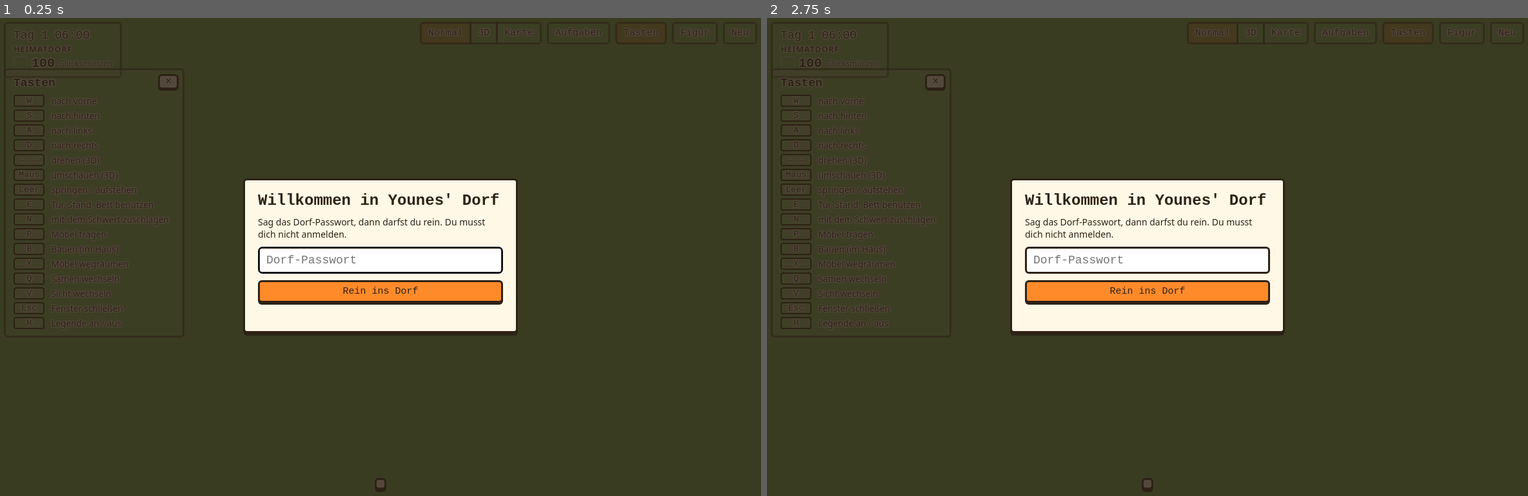
Above: before the commit, frames 1-2 (left to right).
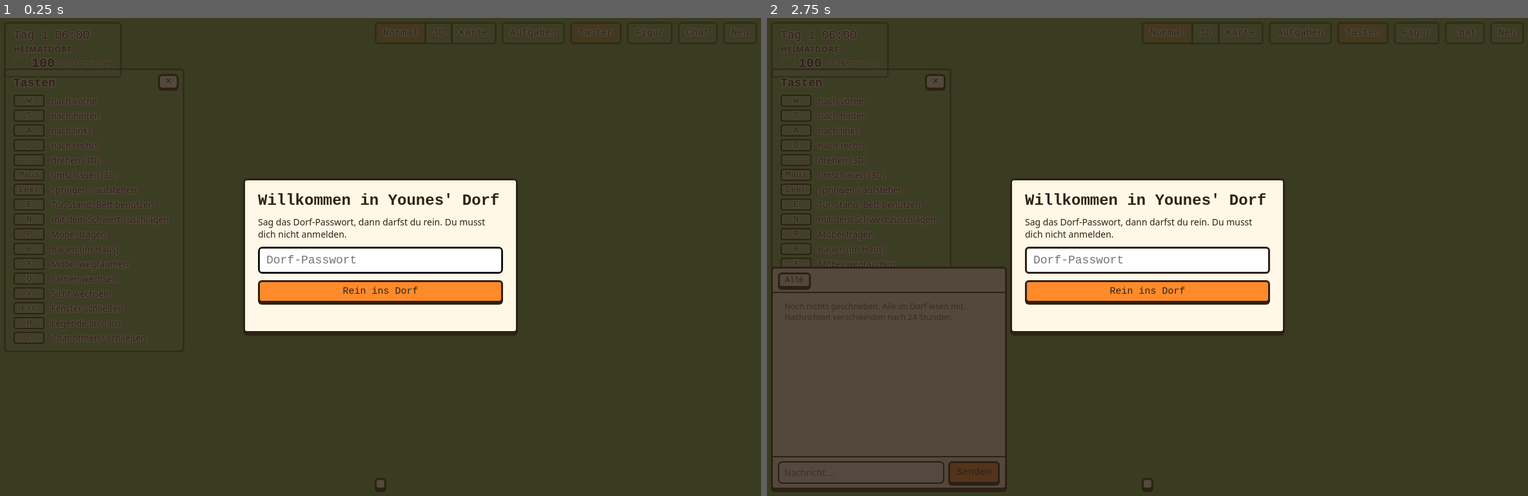
Above: after the commit, the same moments.

Repository: bambozya/dorf-spiel
Game: browser game, page index.html
Two runs of this game, one before a commit and one after it. Both use one fixed random seed, a clock stepped at 60 frames per second and the inputs below.
Inputs (mouse positions are in pixels of both pictures, inside the frame that each line leads up to):
- Up to frame 1 (0.25 s): no input
- Up to frame 2 (2.75 s): click (858, 61) at 0.27 s; click (858, 70) at 1.07 s; tap Space every 0.5 s from 1.1 to 2.6 s; click (820, 51) at 1.67 s; click (896, 46) at 2.27 s; tap C at 2.52 s

The runs differ from the first frame. In frame 1, 0.2% of the frame differs, in the area x 1-94%, y 2-69%; in frame 2, 12%, in the area x 0-94%, y 2-100%.
Error in both runs: TypeError: Cannot read properties of undefined (reading 'sit')

Commit message:
Implement chat feature with group and private messaging, including server-side handling and UI integration

Diff:
--- a/css/style.css
+++ b/css/style.css
@@ -965,3 +965,82 @@
   font-size: 13px;
   opacity: 0.85;
 }
+
+/* Chat: Gruppenchat und private Gespräche, unten links */
+#chat {
+  position: fixed;
+  left: max(16px, env(safe-area-inset-left, 0px));
+  bottom: calc(12px + env(safe-area-inset-bottom, 0px));
+  width: min(360px, calc(100vw - 32px));
+  height: min(340px, 55vh);
+  z-index: 7;
+  display: grid;
+  grid-template-rows: auto 1fr auto;
+}
+#chattabs {
+  display: flex;
+  gap: 4px;
+  flex-wrap: wrap;
+  padding: 6px 8px;
+  border-bottom: 2px solid var(--ink);
+}
+#chattabs button {
+  font-size: 12px;
+  padding: 2px 8px;
+}
+#chattabs button.off {
+  opacity: 0.6;
+}
+#chattabs .unread,
+#chatbadge {
+  display: inline-block;
+  margin-left: 5px;
+  padding: 0 6px;
+  border-radius: 10px;
+  background: var(--accent);
+  color: #fff;
+  font-size: 11px;
+  line-height: 16px;
+}
+#chatlog {
+  overflow-y: auto;
+  padding: 6px 10px;
+  font-size: 13px;
+  display: flex;
+  flex-direction: column;
+  gap: 4px;
+  overflow-wrap: anywhere;
+}
+#chatlog .empty {
+  opacity: 0.7;
+  font-size: 12.5px;
+}
+.cmsg b {
+  font-family: var(--display);
+  font-size: 13px;
+}
+.cmsg.me b {
+  color: var(--accent);
+}
+.cmsg small {
+  opacity: 0.55;
+  margin: 0 6px 0 4px;
+  font-variant-numeric: tabular-nums;
+}
+#chatform {
+  display: flex;
+  gap: 6px;
+  padding: 6px 8px;
+  border-top: 2px solid var(--ink);
+}
+#chatinput {
+  flex: 1;
+  min-width: 0;
+  font: inherit;
+  font-size: 14px;
+  padding: 6px 8px;
+  border: 2px solid var(--ink);
+  border-radius: 6px;
+  background: #fff;
+  color: var(--ink);
+}
--- a/index.html
+++ b/index.html
@@ -28,6 +28,7 @@
         <button id="bKeys">Tasten</button>
         <button id="bLook">Figur</button>
         <button id="bBuild" hidden>Bauen</button>
+        <button id="bChat" hidden>Chat<span id="chatbadge" hidden></span></button>
         <button id="bAdmin" hidden>Admin</button>
         <button id="bNew">Neu</button>
       </div>
@@ -39,8 +40,17 @@
     <dt>Leer</dt><dd>springen / aufstehen</dd><dt>E</dt><dd>Tür, Stand, Bett benutzen</dd>
     <dt>N</dt><dd>mit dem Schwert zuschlagen</dd><dt>P</dt><dd>Möbel tragen</dd><dt>B</dt><dd>Bauen (im Haus)</dd><dt>X</dt><dd>Möbel wegräumen</dd>
     <dt>Q</dt><dd>Samen wechseln</dd><dt>V</dt><dd>Sicht wechseln</dd><dt>Esc</dt><dd>Fenster schließen</dd>
-    <dt>H</dt><dd>Legende an / aus</dd></dl></div>
+    <dt>H</dt><dd>Legende an / aus</dd>
+    <dt>C</dt><dd>Chat öffnen / schließen</dd></dl></div>
     <div id="fightbar" class="panel" hidden></div>
+    <div id="chat" class="panel" hidden>
+      <div id="chattabs"></div>
+      <div id="chatlog"></div>
+      <form id="chatform">
+        <input id="chatinput" maxlength="240" placeholder="Nachricht …" autocomplete="off" />
+        <button class="go" type="submit">Senden</button>
+      </form>
+    </div>
     <div id="focushint" class="panel" hidden>Klick einmal ins Spiel, dann kannst du mit <kbd>W</kbd> <kbd>A</kbd> <kbd>S</kbd> <kbd>D</kbd> laufen.</div>
     <div id="toasts"></div>
     <div id="bottom">
@@ -92,6 +102,7 @@
     <script src="js/tailor.js"></script>
     <script src="js/barn-sacks.js"></script>
     <script src="js/player-stalls.js"></script>
+    <script src="js/chat.js"></script>
     <script src="js/ban.js"></script>
     <script src="js/barn.js"></script>
     <script src="js/kitchen.js"></script>
--- /dev/null
+++ b/js/chat.js
@@ -0,0 +1,179 @@
+// ================= Chat =================
+// Ein Gruppenchat für alle und private Gespräche zwischen zwei Spielern.
+// Nachrichten laufen über den Spielserver (net.js) und verfallen dort nach 24 Stunden.
+const CHAT_TTL_MS = 24 * 60 * 60 * 1000;
+let chatOpen = false;
+let chatThread = null; // null = Gruppenchat, sonst die Kennung des Gesprächspartners
+const chatUnread = new Map(); // Gespräch -> ungelesene Nachrichten
+const chatNames = new Map(); // Kennung -> Name, aus Nachrichten und Anwesenheit
+
+const chatAvailable = () => !!(window.dorfServer && window.dorfServer.chat);
+const chatKey = (thread) => thread || 'all';
+
+// Gesprächspartner einer Nachricht aus meiner Sicht
+function chatThreadOf(m) {
+  if (!m.to) return null;
+  return m.from === window.dorfServer.userId ? m.to : m.from;
+}
+
+function chatMessages(thread) {
+  const cutoff = Date.now() - CHAT_TTL_MS;
+  return window.dorfServer.chat.history().filter((m) => m.at >= cutoff && chatThreadOf(m) === thread);
+}
+
+function rememberNames(m) {
+  if (m.from) chatNames.set(m.from, m.fromName || 'Jemand');
+  if (m.to) chatNames.set(m.to, m.toName || 'Jemand');
+}
+
+function chatTime(at) {
+  const d = new Date(at);
+  return d.getHours().toString().padStart(2, '0') + ':' + d.getMinutes().toString().padStart(2, '0');
+}
+
+function renderChatTabs() {
+  const tabs = $('chattabs');
+  const me = window.dorfServer.userId;
+  // Gespräche: alle, mit denen ich schon geschrieben habe, plus alle, die gerade online sind
+  const threads = new Map();
+  for (const m of window.dorfServer.chat.history()) {
+    rememberNames(m);
+    const t = chatThreadOf(m);
+    if (t && t !== me) threads.set(t, chatNames.get(t));
+  }
+  for (const p of window.dorfServer.players()) {
+    chatNames.set(p.user, p.name);
+    threads.set(p.user, p.name);
+  }
+  const online = new Set(window.dorfServer.players().map((p) => p.user));
+  const tab = (thread, label) => {
+    const b = document.createElement('button');
+    b.type = 'button';
+    b.className = chatThread === thread ? 'on' : '';
+    b.textContent = label;
+    if (thread && !online.has(thread)) b.classList.add('off');
+    const n = chatUnread.get(chatKey(thread)) || 0;
+    if (n) {
+      const s = document.createElement('span');
+      s.className = 'unread';
+      s.textContent = n;
+      b.appendChild(s);
+    }
+    b.addEventListener('click', () => openChat(thread));
+    return b;
+  };
+  tabs.replaceChildren(tab(null, 'Alle'), ...[...threads].map(([id, name]) => tab(id, name)));
+}
+
+function renderChatLog() {
+  const log = $('chatlog');
+  const me = window.dorfServer.userId;
+  const msgs = chatMessages(chatThread).slice(-200);
+  log.replaceChildren(
+    ...msgs.map((m) => {
+      const row = document.createElement('div');
+      row.className = 'cmsg' + (m.from === me ? ' me' : '');
+      const who = document.createElement('b');
+      who.textContent = m.from === me ? 'Du' : m.fromName || 'Jemand';
+      const when = document.createElement('small');
+      when.textContent = chatTime(m.at);
+      const text = document.createElement('span');
+      text.textContent = m.text;
+      row.append(who, when, text);
+      return row;
+    }),
+  );
+  if (!msgs.length) {
+    const empty = document.createElement('div');
+    empty.className = 'empty';
+    empty.textContent = chatThread
+      ? `Noch keine Nachrichten mit ${chatNames.get(chatThread) || 'diesem Spieler'}. Nur ihr zwei lest dieses Gespräch.`
+      : 'Noch nichts geschrieben. Alle im Dorf lesen mit. Nachrichten verschwinden nach 24 Stunden.';
+    log.appendChild(empty);
+  }
+  log.scrollTop = log.scrollHeight;
+}
+
+function updateChatBadge() {
+  let n = 0;
+  for (const v of chatUnread.values()) n += v;
+  const badge = $('chatbadge');
+  badge.hidden = !n;
+  badge.textContent = n;
+}
+
+function openChat(thread) {
+  chatThread = thread;
+  chatOpen = true;
+  $('chat').hidden = false;
+  chatUnread.delete(chatKey(thread));
+  updateChatBadge();
+  renderChatTabs();
+  renderChatLog();
+  $('chatinput').focus();
+}
+
+function closeChat() {
+  chatOpen = false;
+  $('chat').hidden = true;
+  $('chatinput').blur();
+}
+
+function toggleChat() {
+  if (!chatAvailable()) return;
+  if (chatOpen) closeChat();
+  else openChat(chatThread);
+}
+
+async function sendChat() {
+  const input = $('chatinput');
+  const text = input.value.trim();
+  if (!text) return;
+  input.value = '';
+  try {
+    const r = await window.dorfServer.chat.send(chatThread, text);
+    if (!r.ok) toast(esc(r.error || 'Senden hat nicht geklappt.'), 2500);
+  } catch (e) {
+    toast('Keine Verbindung zum Server.', 2500);
+  }
+  input.focus();
+}
+
+// Neue Nachricht vom Server; null heißt: der Verlauf wurde neu geladen (Anmeldung)
+function onChatMessage(m) {
+  if (m) {
+    rememberNames(m);
+    const thread = chatThreadOf(m);
+    const mine = m.from === window.dorfServer.userId;
+    if (!mine && !(chatOpen && chatThread === thread)) {
+      const key = chatKey(thread);
+      chatUnread.set(key, (chatUnread.get(key) || 0) + 1);
+      const preview = m.text.length > 60 ? m.text.slice(0, 60) + '…' : m.text;
+      toast(`💬 <b>${esc(m.fromName || 'Jemand')}</b>${thread ? ' (privat)' : ''}: ${esc(preview)}`, 4000);
+    }
+  }
+  updateChatBadge();
+  if (chatOpen) {
+    renderChatTabs();
+    renderChatLog();
+  }
+}
+
+(() => {
+  if (!chatAvailable()) return; // in der Claude-Umgebung gibt es keinen Chat
+  $('bChat').hidden = false;
+  $('bChat').addEventListener('click', () => toggleChat());
+  $('chatform').addEventListener('submit', (e) => {
+    e.preventDefault();
+    sendChat();
+  });
+  $('chatinput').addEventListener('keydown', (e) => {
+    if (e.key === 'Escape') {
+      e.preventDefault();
+      closeChat();
+    }
+  });
+  window.dorfServer.chat.onMessage(onChatMessage);
+  // Wer kommt und geht, ändert die Liste der Gespräche
+  window.claude.use('room').then((r) => r && r.onPeers(() => chatOpen && renderChatTabs()));
+})();
--- a/js/input.js
+++ b/js/input.js
@@ -70,6 +70,10 @@
     toggleKeys();
     return;
   }
+  if (k === 'c') {
+    toggleChat();
+    return;
+  }
   if (k === 'n') {
     attack();
     return;
--- a/js/net.js
+++ b/js/net.js
@@ -68,9 +68,26 @@
   let lastSaved = '';
   let saveTimer = null;
 
-  // Für das Spiel: Uhr des Servers und Speichern des eigenen Spielstands.
+  let chatHistory = [];
+  const chatListeners = new Set();
+
+  // Für das Spiel: Uhr des Servers, Speichern des eigenen Spielstands, Chat, Mitspieler.
   const dorfServer = {
     clock: null, // { day, time } vom Server, null solange nicht verbunden
+    userId: null,
+    // Mitspieler, die gerade online sind (ohne mich): [{ user, name }]
+    players: () =>
+      peers
+        .filter((p) => p.user && p.user !== me.userId)
+        .map((p) => ({ user: p.user, name: (p.presence && p.presence.nm) || 'Jemand' })),
+    chat: {
+      history: () => chatHistory,
+      send: (to, text) => request({ t: 'chat', to: to || null, text }),
+      onMessage: (cb) => {
+        chatListeners.add(cb);
+        return () => chatListeners.delete(cb);
+      },
+    },
     savePlayer(st) {
       if (!connected || !st) return;
       const s = JSON.stringify(st);
@@ -155,6 +172,9 @@
         connected = true;
         backoff = 1000;
         me = { peer: msg.peer, userId: msg.userId, owner: msg.owner };
+        dorfServer.userId = me.userId;
+        chatHistory = Array.isArray(msg.chat) ? msg.chat : [];
+        for (const cb of chatListeners) cb(null); // Verlauf neu laden
         peers = msg.peers;
         collections = msg.collections || {};
         if (msg.clock) dorfServer.clock = msg.clock;
@@ -169,6 +189,15 @@
       case 'clock':
         dorfServer.clock = { day: msg.day, time: msg.time };
         return;
+      case 'chat':
+        chatHistory.push(msg.msg);
+        if (chatHistory.length > 600) chatHistory = chatHistory.slice(-600);
+        for (const cb of chatListeners) {
+          try {
+            cb(msg.msg);
+          } catch (e) {}
+        }
+        return;
       case 'denied':
         login.denied = true;
         storage.set(PASSWORD_KEY, null);
@@ -223,6 +252,7 @@
     peers: () =>
       peers.map((p) => ({
         peer: p.peer,
+        user: p.user,
         kind: 'viewer',
         sameTab: p.peer === me.peer,
         presence: p.presence || {},
--- a/server/index.js
+++ b/server/index.js
@@ -126,6 +126,83 @@
   for (const [ip, a] of attempts) if (a.until < now) attempts.delete(ip);
 }, 60 * 1000).unref();
 
+// ---------- Chat ----------
+// Ein Gruppenchat für alle und private Gespräche. Nachrichten verfallen nach 24 Stunden.
+const CHAT_TTL = Number(process.env.DORF_CHAT_TTL_MS) || 24 * 60 * 60 * 1000;
+const CHAT_MAX = 2000;
+const CHAT_TEXT_MAX = 240;
+let chat = ((store.get('_chat', 'log') || {}).messages || []).filter((m) => m && typeof m.at === 'number');
+let chatSeq = chat.reduce((m, x) => Math.max(m, x.id | 0), 0);
+
+const saveChat = () => store.set('_chat', 'log', { messages: chat });
+
+function pruneChat() {
+  const cutoff = Date.now() - CHAT_TTL;
+  const before = chat.length;
+  chat = chat.filter((m) => m.at >= cutoff);
+  if (chat.length > CHAT_MAX) chat = chat.slice(-CHAT_MAX);
+  if (chat.length !== before) saveChat();
+}
+setInterval(pruneChat, 60 * 1000).unref();
+
+// Alles, was dieser Spieler sehen darf: der Gruppenchat und seine eigenen privaten Gespräche.
+function chatFor(userId) {
+  pruneChat();
+  return chat.filter((m) => !m.to || m.from === userId || m.to === userId).slice(-300);
+}
+
+const nameOf = (c) =>
+  c.presence && typeof c.presence.nm === 'string' && c.presence.nm.trim()
+    ? c.presence.nm.trim().slice(0, 14)
+    : 'Jemand';
+
+// Name eines Spielers, der gerade nicht online ist, aus früheren Nachrichten
+function knownName(userId) {
+  for (let i = chat.length - 1; i >= 0; i--) {
+    const m = chat[i];
+    if (m.from === userId) return m.fromName;
+    if (m.to === userId) return m.toName;
+  }
+  return null;
+}
+
+function handleChat(c, msg, res) {
+  const text =
+    typeof msg.text === 'string'
+      ? msg.text
+          .replace(/[\u0000-\u001f\u007f]/g, ' ')
+          .trim()
+          .slice(0, CHAT_TEXT_MAX)
+      : '';
+  if (!text) return res({ ok: false, error: 'Leere Nachricht.' });
+  const now = Date.now();
+  c.chatTimes = (c.chatTimes || []).filter((t) => now - t < 60 * 1000);
+  const last = c.chatTimes[c.chatTimes.length - 1];
+  if (c.chatTimes.length >= 20 || (last && now - last < 500))
+    return res({ ok: false, error: 'Langsamer bitte.' });
+  c.chatTimes.push(now);
+  let to = null;
+  let toName = null;
+  if (msg.to) {
+    if (typeof msg.to !== 'string' || msg.to === c.userId)
+      return res({ ok: false, error: 'Ungültiger Empfänger.' });
+    const rc = [...clients.values()].find((x) => x.ready && x.userId === msg.to);
+    toName = rc ? nameOf(rc) : knownName(msg.to);
+    if (!toName) return res({ ok: false, error: 'Diesen Spieler gibt es hier nicht.' });
+    to = msg.to;
+  }
+  const m = { id: ++chatSeq, from: c.userId, fromName: nameOf(c), to, toName, text, at: now };
+  chat.push(m);
+  if (chat.length > CHAT_MAX) chat = chat.slice(-CHAT_MAX);
+  saveChat();
+  const out = JSON.stringify({ t: 'chat', msg: m });
+  for (const [w, x] of clients) {
+    if (!x.ready || w.readyState !== w.OPEN) continue;
+    if (!to || x.userId === to || x.userId === c.userId) w.send(out);
+  }
+  return res({ ok: true, id: m.id });
+}
+
 // ---------- Spieler ----------
 const clients = new Map(); // ws -> { peer, userId, owner, presence, alive }
 const PRESENCE_LIMIT = 2000; // Bytes pro Anwesenheits-Nachricht
@@ -150,7 +227,8 @@
 
 function peerList() {
   const list = [];
-  for (const c of clients.values()) if (c.ready) list.push({ peer: c.peer, presence: c.presence });
+  for (const c of clients.values())
+    if (c.ready) list.push({ peer: c.peer, user: c.userId, presence: c.presence });
   return list;
 }
 
@@ -184,6 +262,7 @@
     peers: peerList(),
     collections: publicCollections(),
     clock: { day: clock.day, time: +clock.t.toFixed(4) },
+    chat: chatFor(c.userId),
   });
   peersDirty = true;
   console.log(`+ ${c.userId} (${online + 1} online)`);
@@ -255,6 +334,8 @@
       const acquired = store.acquire(msg.col, msg.id, c.peer + ':' + msg.holder.slice(0, 40), msg.ttlMs);
       return res({ ok: true, acquired });
     }
+    case 'chat':
+      return handleChat(c, msg, res);
     case 'ping':
       return res({ ok: true });
     default:
--- a/server/test/smoke.test.js
+++ b/server/test/smoke.test.js
@@ -14,6 +14,7 @@
   DORF_OWNER_TOKEN: 'chef',
   DORF_DATA: dataFile,
   DORF_MAX_PLAYERS: 2,
+  DORF_CHAT_TTL_MS: 2500,
 };
 
 function startServer() {
@@ -23,6 +24,7 @@
   });
   return new Promise((resolve) => p.stdout.on('data', (d) => d.toString().includes('läuft') && resolve(p)));
 }
+const sleep = (ms) => new Promise((r) => setTimeout(r, ms));
 const stop = (p) =>
   new Promise((r) => {
     p.on('exit', r);
@@ -113,6 +115,30 @@
   m = await b.req({ t: 'get', col: '_server', id: 'clock' });
   assert.equal(m.ok, false);
 
+  // Chat: Gruppe, privat, Bremse, Verlauf, Verfall
+  await a.req({ t: 'presence', p: { x: 1, y: 1, nm: 'Anna' } });
+  await sleep(200);
+  m = await a.req({ t: 'chat', text: '  Hallo <alle>!  ' });
+  assert.equal(m.ok, true);
+  m = await b.next((x) => x.t === 'chat');
+  assert.equal(m.msg.text, 'Hallo <alle>!');
+  assert.equal(m.msg.fromName, 'Anna');
+  assert.equal(m.msg.to, null);
+  await a.next((x) => x.t === 'chat'); // der Absender bekommt sie auch
+  m = await a.req({ t: 'chat', text: 'zu schnell' });
+  assert.equal(m.ok, false, 'zwei Nachrichten innerhalb einer halben Sekunde');
+  await sleep(600);
+  m = await b.req({ t: 'chat', to: wa.userId, text: 'psst' });
+  assert.equal(m.ok, true);
+  m = await a.next((x) => x.t === 'chat' && x.msg.to === wa.userId);
+  assert.equal(m.msg.toName, 'Anna');
+  assert.equal(m.msg.fromName, 'Bea');
+  m = await b.req({ t: 'chat', to: 'niemand', text: 'hallo?' });
+  assert.equal(m.ok, false);
+  m = await b.req({ t: 'chat', text: '' });
+  assert.equal(m.ok, false);
+  assert.equal(wb.chat.length, 0, 'beim Anmelden war der Chat leer');
+
   // Dokumente
   m = await a.req({ t: 'get', col: 'world', id: 'bridge' });
   assert.equal(m.exists, false);
@@ -148,9 +174,26 @@
   assert.equal((await fetch(`http://127.0.0.1:${PORT}/.gitignore`)).status, 404);
   assert.equal((await fetch(`http://127.0.0.1:${PORT}/..%2F..%2Fetc%2Fpasswd`)).status, 404);
 
-  // Spieler geht: der andere merkt es
+  // Verlauf beim Anmelden: Dritter sieht die Gruppe, nicht das private Gespräch; danach verfällt alles
   b.ws.close();
   m = await a.next((x) => x.t === 'peers' && x.peers.length === 1);
+  const c = client();
+  await c.open;
+  c.send({ t: 'hello', password: 'geheim', token: 'token-cccccccccccccccc' });
+  const wc = await c.next((x) => x.t === 'welcome');
+  assert.deepEqual(
+    wc.chat.map((x) => x.text),
+    ['Hallo <alle>!'],
+    'nur der Gruppenchat',
+  );
+  c.ws.close();
+  await sleep(2600);
+  const d = client();
+  await d.open;
+  d.send({ t: 'hello', password: 'geheim', token: 'token-dddddddddddddddd' });
+  const wd = await d.next((x) => x.t === 'welcome');
+  assert.equal(wd.chat.length, 0, 'nach Ablauf der Zeit ist der Chat leer');
+  d.ws.close();
   a.ws.close();
 } finally {
   await stop(server);
